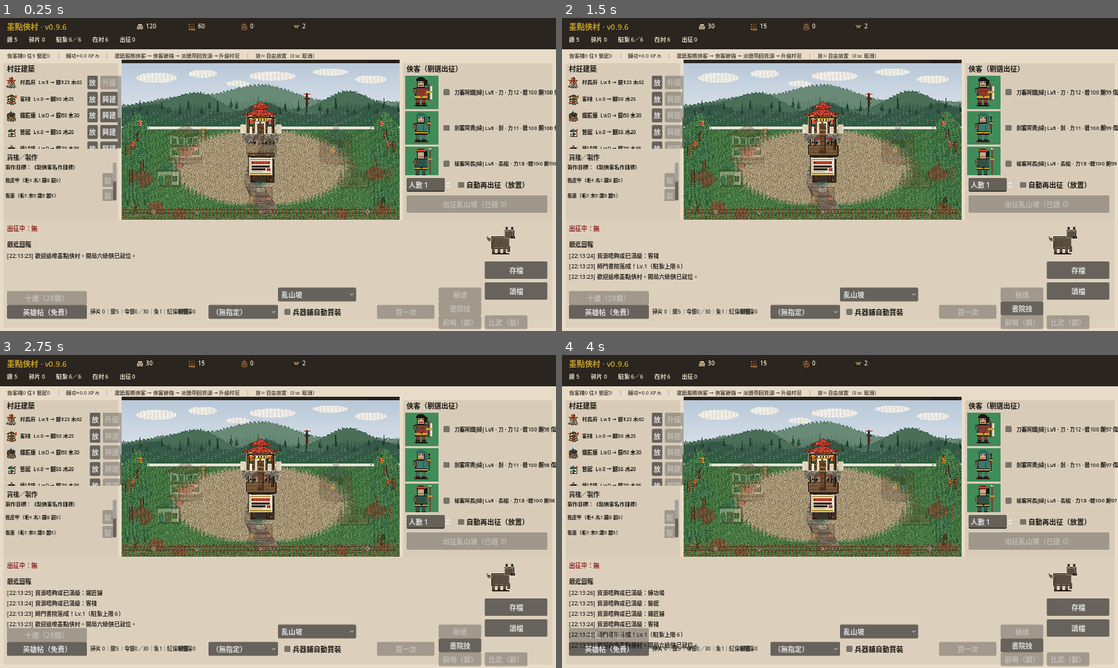
Above: before the commit, frames 1-4 (two rows, left to right).
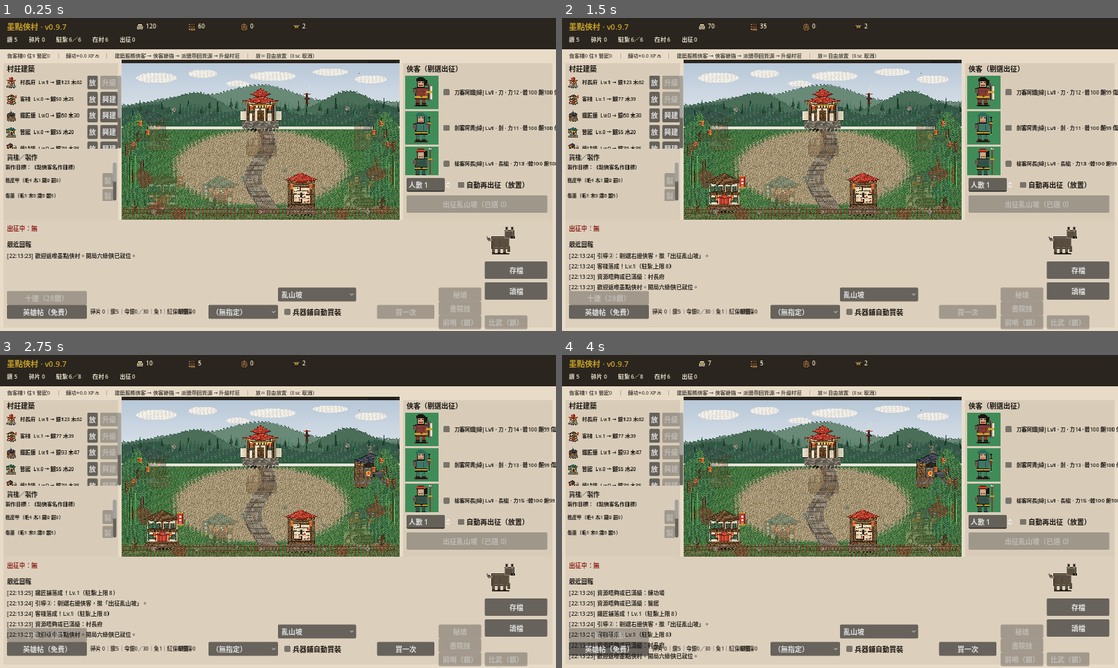
Above: after the commit, the same moments.

Repository: lnaltv3v/modian-xiacun
Game: Godot game, scene res://scenes/main/main.tscn
Same seed, same stepped clock (60 frames per second), same inputs: the game is played once before the commit and once after it.
Inputs (mouse positions are in pixels of both pictures, inside the frame that each line leads up to; where the layout moved, square brackets give the same spot in the first picture):
- Up to frame 1 (0.25 s): no input
- Up to frame 2 (1.5 s): click (823, 108) [823, 121] at 0.5 s; click (723, 190) [745, 143] at 1.25 s
- Up to frame 3 (2.75 s): click (372, 464) [333, 480] at 2 s
- Up to frame 4 (4 s): click (784, 530) [728, 508] at 2.75 s; click (928, 527) [917, 508] at 3.5 s

The runs differ from the first frame. In frame 1, 4.7% of the frame differs, in the area x 1-71%, y 2-64%; in frame 2, 7.1%; in frame 3, 7.8%, in the area x 1-100%, y 1-97%; in frame 4, 7.8%.

Commit message:
v0.9.7: wire Pivot R2 buildings + spaced village defaults
- clinic/training/bounty/warehouse 160 icons; R1 manor/inn/forge kept
- village tiles denser; layout art_revision pivot_r2 with spaced defaults
- free placement kept; MIN_SEPARATION 120; buildable_rect expanded
- smoke_v097; title/README bump; R1 backup under _prev_pivot_r1

Diff:
--- a/data/buildings/layout.json
+++ b/data/buildings/layout.json
@@ -33,58 +33,58 @@
     {
       "id": "manor",
       "cx": 480,
-      "cy": 210,
+      "cy": 165,
       "z": 5,
-      "blit_x": 416,
-      "blit_y": 138
+      "blit_x": 400,
+      "blit_y": 77
     },
     {
       "id": "inn",
-      "cx": 220,
-      "cy": 280,
+      "cx": 140,
+      "cy": 445,
       "z": 5,
-      "blit_x": 156,
-      "blit_y": 208
+      "blit_x": 60,
+      "blit_y": 357
     },
     {
       "id": "forge",
-      "cx": 740,
-      "cy": 280,
+      "cx": 860,
+      "cy": 235,
       "z": 5,
-      "blit_x": 676,
-      "blit_y": 208
+      "blit_x": 780,
+      "blit_y": 147
     },
     {
       "id": "clinic",
-      "cx": 160,
-      "cy": 380,
+      "cx": 340,
+      "cy": 458,
       "z": 6,
-      "blit_x": 96,
-      "blit_y": 308
+      "blit_x": 260,
+      "blit_y": 370
     },
     {
       "id": "training",
-      "cx": 800,
-      "cy": 380,
+      "cx": 840,
+      "cy": 445,
       "z": 6,
-      "blit_x": 736,
-      "blit_y": 308
+      "blit_x": 760,
+      "blit_y": 357
     },
     {
       "id": "bounty",
-      "cx": 480,
-      "cy": 360,
+      "cx": 620,
+      "cy": 458,
       "z": 7,
-      "blit_x": 416,
-      "blit_y": 288
+      "blit_x": 540,
+      "blit_y": 370
     },
     {
       "id": "warehouse",
-      "cx": 480,
-      "cy": 450,
+      "cx": 100,
+      "cy": 235,
       "z": 6,
-      "blit_x": 416,
-      "blit_y": 378
+      "blit_x": 20,
+      "blit_y": 147
     }
   ],
   "icon_size": {
@@ -92,12 +92,12 @@
     "h": 160
   },
   "placement_mode": "player_free",
-  "note": "buildings[] 只係示範／預設錨點；正式位置存 GameState.building_placements（玩家拖放）。可建區對齊 village_v2 buildings_pad 平坦地皮。",
+  "note": "buildings[] 預設拉開錨點（對齊 Pivot R2 spaced 預覽腳底錨換算）；正式位置存 GameState.building_placements（玩家拖放）。中央大片可建空地。academy 留待下一輪。",
   "buildable_rect": {
-    "x": 130,
-    "y": 232,
-    "w": 700,
-    "h": 268
+    "x": 100,
+    "y": 160,
+    "w": 760,
+    "h": 360
   },
-  "art_revision": "pivot_r1"
+  "art_revision": "pivot_r2"
 }
--- /dev/null
+++ b/scenes/dev/smoke_v097.tscn
@@ -0,0 +1,6 @@
+[gd_scene load_steps=2 format=3]
+
+[ext_resource type="Script" path="res://scripts/dev/smoke_v097.gd" id="1"]
+
+[node name="SmokeV097" type="Node"]
+script = ExtResource("1")
--- a/scenes/main/main.gd
+++ b/scenes/main/main.gd
@@ -1,5 +1,5 @@
 extends Control
-## 墨點俠村 v0.9.6 — 紅六人獵魔村密度 Pivot／attack sheet／建築 Pivot R1
+## 墨點俠村 v0.9.7 — 建築 Pivot R2（clinic／training／bounty／warehouse）＋村景拉開預設
 
 const VillageScene := preload("res://scenes/village/village.tscn")
 const HuntResultScene := preload("res://scenes/combat/hunt_result.tscn")
@@ -92,7 +92,7 @@
 	add_child(_gacha_flash)
 
 	if title_label:
-		title_label.text = "墨點俠村 · v0.9.6"
+		title_label.text = "墨點俠村 · v0.9.7"
 
 	_setup_resource_icons()
 	_setup_monster_reserve()
--- a/scenes/village/village.gd
+++ b/scenes/village/village.gd
@@ -7,13 +7,13 @@
 
 const LAYOUT_PATH := "res://data/buildings/layout.json"
 ## 兩棟建築中心最短距離（設計座標），避免疊太歪
-const MIN_SEPARATION := 96.0
-## 可建區（預設對齊 village_v2 buildings_pad 平坦地皮；可被 layout.json 覆寫）
-var BUILDABLE := Rect2(130, 232, 700, 268)
+const MIN_SEPARATION := 120.0
+## 可建區（預設對齊 Pivot R2 pad；可被 layout.json 覆寫）
+var BUILDABLE := Rect2(100, 160, 760, 360)
 
 var _layout: Dictionary = {}
 var _design := Vector2(960, 540)
-var _icon_off := Vector2(-64, -72)
+var _icon_off := Vector2(-80, -88)
 var _layer_root: Node2D
 var _buildings_root: Node2D
 var _overlay_root: Node2D
@@ -63,8 +63,8 @@
 	var br: Dictionary = _layout.get("buildable_rect", {}) as Dictionary
 	if not br.is_empty():
 		BUILDABLE = Rect2(
-			float(br.get("x", 130)), float(br.get("y", 232)),
-			float(br.get("w", 700)), float(br.get("h", 268))
+			float(br.get("x", 100)), float(br.get("y", 160)),
+			float(br.get("w", 760)), float(br.get("h", 360))
 		)
 
 func _build_world() -> void:
@@ -170,7 +170,7 @@
 	btn.texture_filter = CanvasItem.TEXTURE_FILTER_NEAREST
 	btn.z_index = 5
 	var tex: Texture2D = ArtPaths.load_tex(ArtPaths.building_icon(bid))
-	var sz := Vector2(128, 128)
+	var sz := Vector2(160, 160)
 	if tex != null:
 		btn.texture_normal = tex
 		sz = tex.get_size()
--- /dev/null
+++ b/scripts/dev/smoke_v097.gd
@@ -0,0 +1,115 @@
+extends Node
+## headless 煙測 v0.9.7：建築 Pivot R2（七棟 160）＋村景拉開預設／art_revision
+## godot --headless --path . res://scenes/dev/smoke_v097.tscn
+
+func _ready() -> void:
+	call_deferred("_run")
+
+func _run() -> void:
+	var ok := true
+	var errors: PackedStringArray = PackedStringArray()
+
+	SaveManager.clear_save()
+	GameState._load_starter_data()
+
+	## seven core buildings ≥160（academy 暫 128 唔強制）
+	var core := ["manor", "inn", "forge", "clinic", "training", "bounty", "warehouse"]
+	for bid in core:
+		var bpath: String = ArtPaths.building_icon(bid)
+		if not ArtPaths.exists(bpath):
+			ok = false
+			errors.append("missing building %s" % bpath)
+			continue
+		var btex: Texture2D = ArtPaths.load_tex(bpath)
+		if btex == null or btex.get_width() < 160 or btex.get_height() < 160:
+			ok = false
+			errors.append("%s icon want >=160 got %s" % [
+				bid, str(btex.get_width() if btex else 0)
+			])
+
+	## village layers
+	for layer in ["village_ground", "village_hills", "village_buildings_pad", "village_fg"]:
+		var p: String = "res://assets/art/tiles/%s.png" % layer
+		if not FileAccess.file_exists(p):
+			ok = false
+			errors.append("missing tile %s" % p)
+	if not ArtPaths.exists(ArtPaths.VILLAGE_GROUND):
+		ok = false
+		errors.append("VILLAGE_GROUND missing")
+
+	## layout revision + spaced defaults
+	var layout_txt := FileAccess.get_file_as_string("res://data/buildings/layout.json")
+	if not layout_txt.contains("pivot_r2"):
+		ok = false
+		errors.append("layout art_revision not pivot_r2")
+	if not layout_txt.contains("\"w\": 160"):
+		ok = false
+		errors.append("layout icon_size not 160")
+
+	## spaced defaults（對齊 R2 preview：manor 北／warehouse 西／forge 東／inn 西南／training 東南）
+	var manor: Vector2 = GameState.get_building_pos("manor")
+	var warehouse: Vector2 = GameState.get_building_pos("warehouse")
+	var forge: Vector2 = GameState.get_building_pos("forge")
+	var inn: Vector2 = GameState.get_building_pos("inn")
+	var training: Vector2 = GameState.get_building_pos("training")
+	var clinic: Vector2 = GameState.get_building_pos("clinic")
+	var bounty: Vector2 = GameState.get_building_pos("bounty")
+	if manor.y > 220.0:
+		ok = false
+		errors.append("manor should be north (y<=220) got %s" % str(manor))
+	if warehouse.x > 180.0:
+		ok = false
+		errors.append("warehouse should be west (x<=180) got %s" % str(warehouse))
+	if forge.x < 780.0:
+		ok = false
+		errors.append("forge should be east (x>=780) got %s" % str(forge))
+	if inn.x > 220.0 or inn.y < 400.0:
+		ok = false
+		errors.append("inn should be SW got %s" % str(inn))
+	if training.x < 740.0 or training.y < 400.0:
+		ok = false
+		errors.append("training should be SE got %s" % str(training))
+	## clinic / bounty along south, not clustered on same point
+	if clinic.distance_to(bounty) < 200.0:
+		ok = false
+		errors.append("clinic/bounty too close %s" % str(clinic.distance_to(bounty)))
+	## center kept clear: no building near (480, 360)
+	var center := Vector2(480, 360)
+	for bid2 in core:
+		var p2: Vector2 = GameState.get_building_pos(bid2)
+		if p2.distance_to(center) < 140.0:
+			ok = false
+			errors.append("%s intrudes center empty (dist %.0f)" % [bid2, p2.distance_to(center)])
+
+	## pairwise min separation among defaults
+	for i in range(core.size()):
+		for j in range(i + 1, core.size()):
+			var a: Vector2 = GameState.get_building_pos(core[i])
+			var b: Vector2 = GameState.get_building_pos(core[j])
+			if a.distance_to(b) < 120.0:
+				ok = false
+				errors.append("%s-%s defaults too close %.0f" % [core[i], core[j], a.distance_to(b)])
+
+	## version bump
+	var main_src := FileAccess.get_file_as_string("res://scenes/main/main.gd")
+	if not main_src.contains("v0.9.7"):
+		ok = false
+		errors.append("main.gd not bumped to v0.9.7")
+
+	## village.gd uses 160 fallback / separation
+	var village_src := FileAccess.get_file_as_string("res://scenes/village/village.gd")
+	if not village_src.contains("Vector2(160, 160)"):
+		ok = false
+		errors.append("village.gd icon fallback not 160")
+	if not village_src.contains("MIN_SEPARATION := 120"):
+		ok = false
+		errors.append("village.gd MIN_SEPARATION not 120")
+
+	if ok:
+		print("SMOKE_V097_OK")
+		get_tree().quit(0)
+	else:
+		print("SMOKE_V097_FAIL")
+		for e in errors:
+			print(" - ", e)
+		get_tree().quit(1)
Binary file added: assets/art/_prev_pivot_r1/buildings/bounty.png
Not shown, added: assets/art/_prev_pivot_r1/buildings/bounty.png.import
Binary file added: assets/art/_prev_pivot_r1/buildings/clinic.png
Not shown, added: assets/art/_prev_pivot_r1/buildings/clinic.png.import
Binary file added: assets/art/_prev_pivot_r1/buildings/forge.png
Not shown, added: assets/art/_prev_pivot_r1/buildings/forge.png.import
Binary file added: assets/art/_prev_pivot_r1/buildings/inn.png
Not shown, added: assets/art/_prev_pivot_r1/buildings/inn.png.import
Binary file added: assets/art/_prev_pivot_r1/buildings/manor.png
Not shown, added: assets/art/_prev_pivot_r1/buildings/manor.png.import
Binary file added: assets/art/_prev_pivot_r1/buildings/training.png
Not shown, added: assets/art/_prev_pivot_r1/buildings/training.png.import
(and 38 more such lines)
